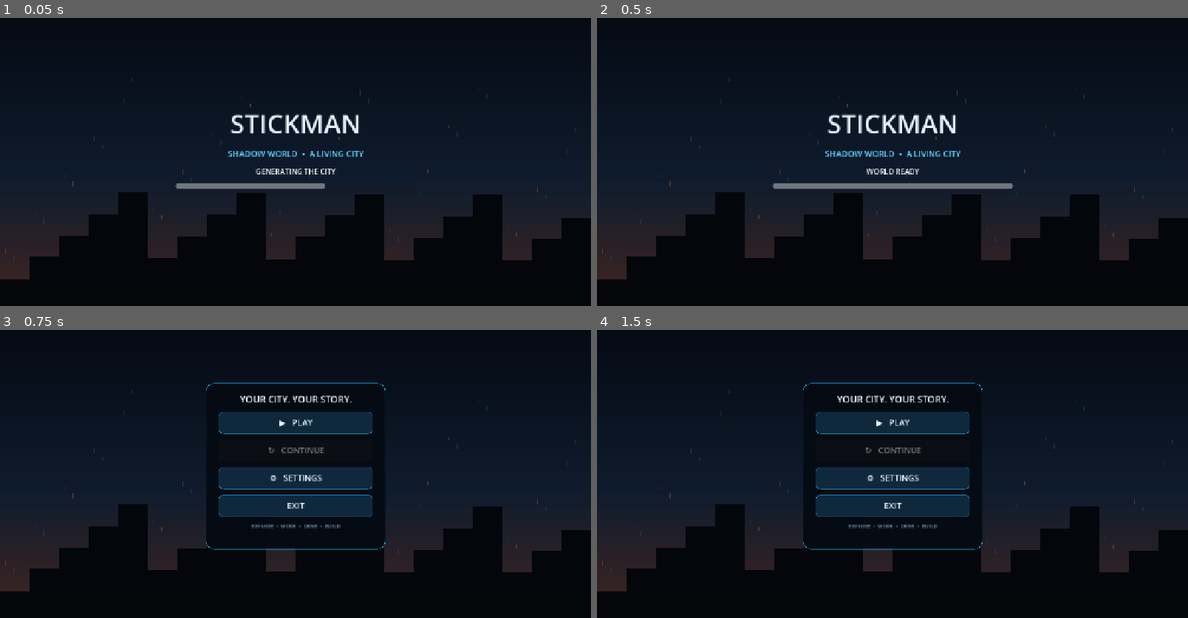
Above: before the commit, frames 1-4 (two rows, left to right).
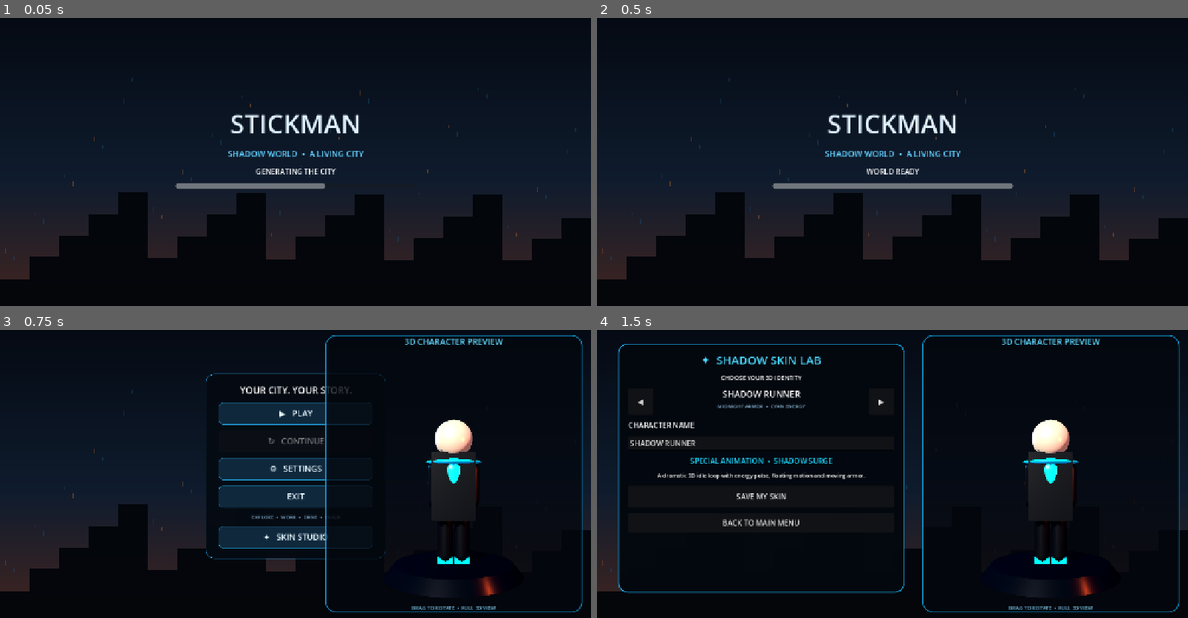
Above: after the commit, the same moments.

Repository: arezosaleh040-wq/Stickman
Game: Godot game, scene res://scenes/main.tscn
The game is run twice, just before and just after one commit, with the same random seed, the same clock (stepped at 60 frames per second) and the same inputs.
Inputs (mouse positions are in pixels of both pictures, inside the frame that each line leads up to):
- Up to frame 1 (0.05 s): no input
- Up to frame 2 (0.5 s): no input
- Up to frame 3 (0.75 s): click "▲" at 0.5 s
- Up to frame 4 (1.5 s): click (892, 537) at 1.25 s, where only the run after the commit has a clickable "✦ SKIN STUDIO"

Frames 1-2 are identical in both runs. In frame 3, 12% of the frame differs, in the area x 34-99%, y 1-98%; in frame 4, 19%, in the area x 3-99%, y 1-98%.
Error in both runs: Invalid call. Nonexistent 'float' constructor. (res://scripts/player.gd:309)

Commit message:
Add animated 3D skin preview and character skin studio

Diff:
--- a/scripts/world.gd
+++ b/scripts/world.gd
@@ -21,6 +21,16 @@
 var menu_root: Control
 var loading_label: Label
 var loading_bar: ProgressBar
+var skin_preview_container: SubViewportContainer
+var skin_preview_root: Node3D
+var skin_preview_model: Node3D
+var skin_preview_limbs: Array[Node3D] = []
+var skin_preview_parts: Dictionary = {}
+var skin_preview_time := 0.0
+var skin_preview_dragging := false
+var skin_studio_panel: PanelContainer
+var skin_name_input: LineEdit
+var skin_details_label: Label
 
 func _ready() -> void:
 	_create_startup_screen()
@@ -90,6 +100,7 @@
 		var hour := int(day_clock * 24.0)
 		clock_label.text = "WORLD TIME  %02d:%02d" % [hour, int(fposmod(day_clock * 1440.0, 60.0))]
 	_update_traffic(delta)
+	_animate_skin_preview(delta)
 
 func _create_surface_materials() -> void:
 	terrain_material = _mat(Color(0.36, 0.45, 0.31), 0.98)
@@ -382,6 +393,356 @@
 	footer.add_theme_font_size_override("font_size",11)
 	footer.add_theme_color_override("font_color",Color(0.48,0.65,0.78))
 	buttons.add_child(footer)
+	_add_menu_button(buttons, "✦   SKIN STUDIO", _open_skin_studio)
+	_create_skin_preview()
+
+
+func _skin_palettes() -> Array:
+	return [
+		{"name":"SHADOW RUNNER","detail":"MIDNIGHT ARMOR  •  CYAN ENERGY","dark":Color(0.035,0.045,0.065),"accent":Color(0.0,0.78,1.0),"skin":Color(0.92,0.78,0.62)},
+		{"name":"INFERNO","detail":"EMBER CORE  •  CRIMSON GLOW","dark":Color(0.12,0.035,0.025),"accent":Color(1.0,0.24,0.055),"skin":Color(0.78,0.57,0.42)},
+		{"name":"TOXIC GHOST","detail":"DARK CAMO  •  NEON LIME","dark":Color(0.045,0.075,0.045),"accent":Color(0.48,0.95,0.23),"skin":Color(0.84,0.68,0.52)},
+		{"name":"VOID REAPER","detail":"ABYSS SUIT  •  VIOLET PLASMA","dark":Color(0.035,0.025,0.075),"accent":Color(0.72,0.25,1.0),"skin":Color(0.72,0.63,0.57)}
+	]
+
+
+func _create_skin_preview() -> void:
+	var card := PanelContainer.new()
+	card.name = "SkinPreviewCard"
+	card.anchor_left = 0.55
+	card.anchor_top = 0.105
+	card.anchor_right = 0.985
+	card.anchor_bottom = 0.94
+	card.offset_left = 0
+	card.offset_top = 0
+	card.offset_right = 0
+	card.offset_bottom = 0
+	var style := StyleBoxFlat.new()
+	style.bg_color = Color(0.012,0.026,0.052,0.76)
+	style.border_color = Color(0.08,0.68,0.94,0.8)
+	style.set_border_width_all(2)
+	style.set_corner_radius_all(22)
+	card.add_theme_stylebox_override("panel",style)
+	menu_root.add_child(card)
+	var column := VBoxContainer.new()
+	column.add_theme_constant_override("separation",5)
+	card.add_child(column)
+	var title := Label.new()
+	title.text = "3D CHARACTER PREVIEW"
+	title.horizontal_alignment = HORIZONTAL_ALIGNMENT_CENTER
+	title.add_theme_font_size_override("font_size",18)
+	title.add_theme_color_override("font_color",Color(0.38,0.86,1.0))
+	column.add_child(title)
+	skin_preview_container = SubViewportContainer.new()
+	skin_preview_container.name = "SkinPreview3D"
+	skin_preview_container.size_flags_vertical = Control.SIZE_EXPAND_FILL
+	skin_preview_container.size_flags_horizontal = Control.SIZE_EXPAND_FILL
+	skin_preview_container.custom_minimum_size = Vector2(420,440)
+	skin_preview_container.stretch = true
+	skin_preview_container.mouse_filter = Control.MOUSE_FILTER_STOP
+	skin_preview_container.gui_input.connect(_on_skin_preview_gui_input)
+	column.add_child(skin_preview_container)
+	var viewport := SubViewport.new()
+	viewport.size = Vector2i(600,620)
+	viewport.transparent_bg = true
+	viewport.render_target_update_mode = SubViewport.UPDATE_ALWAYS
+	skin_preview_container.add_child(viewport)
+	var preview_world := World3D.new()
+	viewport.world_3d = preview_world
+	var camera := Camera3D.new()
+	camera.position = Vector3(0,1.45,5.4)
+	camera.fov = 38
+	camera.look_at(Vector3(0,1.05,0),Vector3.UP)
+	viewport.add_child(camera)
+	var key_light := DirectionalLight3D.new()
+	key_light.rotation_degrees = Vector3(-32,-28,0)
+	key_light.light_energy = 1.55
+	key_light.shadow_enabled = true
+	viewport.add_child(key_light)
+	var rim_light := OmniLight3D.new()
+	rim_light.position = Vector3(-2.1,2.2,-1.5)
+	rim_light.light_color = Color(0.08,0.55,1.0)
+	rim_light.light_energy = 2.0
+	rim_light.omni_range = 7.0
+	viewport.add_child(rim_light)
+	var warm_light := OmniLight3D.new()
+	warm_light.position = Vector3(2.0,1.7,1.4)
+	warm_light.light_color = Color(1.0,0.28,0.08)
+	warm_light.light_energy = 1.1
+	warm_light.omni_range = 6.0
+	viewport.add_child(warm_light)
+	skin_preview_root = Node3D.new()
+	skin_preview_root.name = "PreviewTurntable"
+	viewport.add_child(skin_preview_root)
+	var pedestal := MeshInstance3D.new()
+	var pedestal_mesh := CylinderMesh.new()
+	pedestal_mesh.top_radius = 0.88
+	pedestal_mesh.bottom_radius = 1.02
+	pedestal_mesh.height = 0.18
+	pedestal.mesh = pedestal_mesh
+	pedestal.position.y = 0.08
+	var pedestal_mat := StandardMaterial3D.new()
+	pedestal_mat.albedo_color = Color(0.025,0.065,0.11)
+	pedestal_mat.metallic = 0.72
+	pedestal_mat.roughness = 0.24
+	pedestal.material_override = pedestal_mat
+	skin_preview_root.add_child(pedestal)
+	skin_preview_model = Node3D.new()
+	skin_preview_model.position.y = 0.18
+	skin_preview_root.add_child(skin_preview_model)
+	_build_skin_preview_model()
+	var hint := Label.new()
+	hint.text = "DRAG TO ROTATE  •  FULL 3D VIEW"
+	hint.horizontal_alignment = HORIZONTAL_ALIGNMENT_CENTER
+	hint.add_theme_font_size_override("font_size",11)
+	hint.add_theme_color_override("font_color",Color(0.48,0.78,0.91))
+	column.add_child(hint)
+	_apply_skin_preview_palette()
+
+
+func _build_skin_preview_model() -> void:
+	var palette: Dictionary = _skin_palettes()[clampi(GameState.character_skin,0,3)]
+	var dark_mat := _skin_material(palette.dark,0.34)
+	var accent_mat := _skin_material(palette.accent,0.24)
+	var skin_mat := _skin_material(palette.skin,0.48)
+	var torso := _skin_mesh("PreviewTorso",CapsuleMesh.new(),Vector3(0,1.15,0),accent_mat)
+	(torso.mesh as CapsuleMesh).radius = 0.22
+	(torso.mesh as CapsuleMesh).height = 0.82
+	skin_preview_model.add_child(torso)
+	var head := _skin_mesh("PreviewHead",SphereMesh.new(),Vector3(0,1.82,0),skin_mat)
+	(head.mesh as SphereMesh).radius = 0.28
+	(head.mesh as SphereMesh).height = 0.56
+	skin_preview_model.add_child(head)
+	skin_preview_parts["Head"] = head
+	skin_preview_parts["Torso"] = torso
+	var visor := _skin_mesh("EnergyVisor",BoxMesh.new(),Vector3(0,1.88,-0.245),accent_mat)
+	(visor.mesh as BoxMesh).size = Vector3(0.39,0.085,0.055)
+	skin_preview_model.add_child(visor)
+	skin_preview_parts["Visor"] = visor
+	var hip := _skin_mesh("PreviewHip",CapsuleMesh.new(),Vector3(0,0.72,0),dark_mat)
+	(hip.mesh as CapsuleMesh).radius = 0.19
+	(hip.mesh as CapsuleMesh).height = 0.3
+	skin_preview_model.add_child(hip)
+	for side in [-1.0,1.0]:
+		var arm_pivot := Node3D.new()
+		arm_pivot.position = Vector3(side*0.28,1.43,0)
+		skin_preview_model.add_child(arm_pivot)
+		var arm := _skin_mesh("Arm",CapsuleMesh.new(),Vector3(0,-0.29,0),dark_mat)
+		(arm.mesh as CapsuleMesh).radius = 0.105
+		(arm.mesh as CapsuleMesh).height = 0.68
+		arm_pivot.add_child(arm)
+		skin_preview_limbs.append(arm_pivot)
+		var leg_pivot := Node3D.new()
+		leg_pivot.position = Vector3(side*0.12,0.66,0)
+		skin_preview_model.add_child(leg_pivot)
+		var leg := _skin_mesh("Leg",CapsuleMesh.new(),Vector3(0,-0.31,0),dark_mat)
+		(leg.mesh as CapsuleMesh).radius = 0.115
+		(leg.mesh as CapsuleMesh).height = 0.72
+		leg_pivot.add_child(leg)
+		var boot := _skin_mesh("Boot",BoxMesh.new(),Vector3(0,-0.65,-0.09),accent_mat)
+		(boot.mesh as BoxMesh).size = Vector3(0.23,0.14,0.36)
+		leg_pivot.add_child(boot)
+		skin_preview_limbs.append(leg_pivot)
+	var shoulder := _skin_mesh("ShoulderArmor",SphereMesh.new(),Vector3(0,1.48,0),accent_mat)
+	(shoulder.mesh as SphereMesh).radius = 0.34
+	(shoulder.mesh as SphereMesh).height = 0.2
+	shoulder.scale = Vector3(1.2,0.55,0.8)
+	skin_preview_model.add_child(shoulder)
+	var cape := _skin_mesh("PreviewCape",BoxMesh.new(),Vector3(0,1.12,0.19),dark_mat)
+	(cape.mesh as BoxMesh).size = Vector3(0.62,0.98,0.07)
+	cape.rotation.x = -0.12
+	skin_preview_model.add_child(cape)
+	skin_preview_parts["Cape"] = cape
+
+
+func _skin_mesh(label: String, mesh: Mesh, position_value: Vector3, material: Material) -> MeshInstance3D:
+	var node := MeshInstance3D.new()
+	node.name = label
+	node.mesh = mesh
+	node.position = position_value
+	node.material_override = material
+	return node
+
+
+func _skin_material(color: Color, roughness_value: float) -> StandardMaterial3D:
+	var material := StandardMaterial3D.new()
+	material.albedo_color = color
+	material.roughness = roughness_value
+	material.metallic = 0.42
+	return material
+
+
+func _apply_skin_preview_palette() -> void:
+	if skin_preview_parts.is_empty():
+		return
+	var palette: Dictionary = _skin_palettes()[clampi(GameState.character_skin,0,3)]
+	for part_name in skin_preview_parts:
+		var node: MeshInstance3D = skin_preview_parts[part_name]
+		var tint: Color = palette.skin if part_name == "Head" else (palette.accent if part_name == "Torso" or part_name == "Visor" else palette.dark)
+		node.material_override = _skin_material(tint,0.3)
+
+
+func _animate_skin_preview(delta: float) -> void:
+	if skin_preview_model == null or not is_instance_valid(skin_preview_model):
+		return
+	skin_preview_time += delta
+	var pulse := sin(skin_preview_time*2.8)
+	skin_preview_model.position.y = 0.18 + sin(skin_preview_time*1.7)*0.045
+	skin_preview_model.rotation.y += delta*0.18
+	for i in range(skin_preview_limbs.size()):
+		var phase := skin_preview_time*2.0 + (PI if i%2 == 1 else 0.0)
+		if i < 2:
+			skin_preview_limbs[i].rotation.z = sin(phase)*0.16 + pulse*0.025
+		else:
+			skin_preview_limbs[i].rotation.x = sin(phase)*0.10
+	var palette: Dictionary = _skin_palettes()[clampi(GameState.character_skin,0,3)]
+	if skin_preview_parts.has("Visor"):
+		var visor: MeshInstance3D = skin_preview_parts["Visor"]
+		var material := visor.material_override as StandardMaterial3D
+		if material:
+			material.emission_enabled = true
+			material.emission = palette.accent
+			material.emission_energy_multiplier = 0.7 + absf(pulse)*1.4
+
+
+func _on_skin_preview_gui_input(event: InputEvent) -> void:
+	if event is InputEventScreenDrag:
+		skin_preview_root.rotation.y += event.relative.x*0.012
+	elif event is InputEventMouseButton:
+		skin_preview_dragging = event.button_index == MOUSE_BUTTON_LEFT and event.pressed
+	elif event is InputEventMouseMotion and skin_preview_dragging and Input.is_mouse_button_pressed(MOUSE_BUTTON_LEFT):
+		skin_preview_root.rotation.y += event.relative.x*0.012
+
+
+func _open_skin_studio() -> void:
+	var old := menu_root.get_node_or_null("SkinStudioPanel")
+	if old:
+		old.queue_free()
+	var menu_center := menu_root.get_node_or_null("MainMenuCenter")
+	if menu_center:
+		menu_center.visible = false
+	var panel := PanelContainer.new()
+	panel.name = "SkinStudioPanel"
+	panel.anchor_left = 0.035
+	panel.anchor_top = 0.13
+	panel.anchor_right = 0.52
+	panel.anchor_bottom = 0.88
+	var style := StyleBoxFlat.new()
+	style.bg_color = Color(0.012,0.028,0.055,0.97)
+	style.border_color = Color(0.1,0.72,0.98,0.95)
+	style.set_border_width_all(2)
+	style.set_corner_radius_all(20)
+	style.content_margin_left = 22
+	style.content_margin_right = 22
+	style.content_margin_top = 18
+	style.content_margin_bottom = 18
+	panel.add_theme_stylebox_override("panel",style)
+	menu_root.add_child(panel)
+	skin_studio_panel = panel
+	var column := VBoxContainer.new()
+	column.add_theme_constant_override("separation",12)
+	panel.add_child(column)
+	var title := Label.new()
+	title.text = "✦  SHADOW SKIN LAB"
+	title.horizontal_alignment = HORIZONTAL_ALIGNMENT_CENTER
+	title.add_theme_font_size_override("font_size",25)
+	title.add_theme_color_override("font_color",Color(0.3,0.85,1.0))
+	column.add_child(title)
+	var instruction := Label.new()
+	instruction.text = "CHOOSE YOUR 3D IDENTITY"
+	instruction.horizontal_alignment = HORIZONTAL_ALIGNMENT_CENTER
+	instruction.add_theme_font_size_override("font_size",13)
+	column.add_child(instruction)
+	var skin_row := HBoxContainer.new()
+	skin_row.add_theme_constant_override("separation",10)
+	column.add_child(skin_row)
+	var previous := Button.new()
+	previous.text = "◀"
+	previous.custom_minimum_size = Vector2(54,58)
+	previous.pressed.connect(func(): _change_preview_skin(-1))
+	skin_row.add_child(previous)
+	var info := VBoxContainer.new()
+	info.size_flags_horizontal = Control.SIZE_EXPAND_FILL
+	skin_row.add_child(info)
+	var skin_name := Label.new()
+	skin_name.name = "SelectedSkinName"
+	skin_name.horizontal_alignment = HORIZONTAL_ALIGNMENT_CENTER
+	skin_name.add_theme_font_size_override("font_size",19)
+	info.add_child(skin_name)
+	skin_details_label = Label.new()
+	skin_details_label.horizontal_alignment = HORIZONTAL_ALIGNMENT_CENTER
+	skin_details_label.add_theme_font_size_override("font_size",11)
+	skin_details_label.add_theme_color_override("font_color",Color(0.55,0.73,0.85))
+	info.add_child(skin_details_label)
+	var next := Button.new()
+	next.text = "▶"
+	next.custom_minimum_size = Vector2(54,58)
+	next.pressed.connect(func(): _change_preview_skin(1))
+	skin_row.add_child(next)
+	var name_title := Label.new()
+	name_title.text = "CHARACTER NAME"
+	column.add_child(name_title)
+	skin_name_input = LineEdit.new()
+	skin_name_input.placeholder_text = "Enter your character name"
+	skin_name_input.text = GameState.character_name
+	skin_name_input.max_length = 22
+	column.add_child(skin_name_input)
+	var animation_label := Label.new()
+	animation_label.text = "SPECIAL ANIMATION  •  SHADOW SURGE"
+	animation_label.horizontal_alignment = HORIZONTAL_ALIGNMENT_CENTER
+	animation_label.add_theme_color_override("font_color",Color(0.1,0.85,1.0))
+	column.add_child(animation_label)
+	var animation_info := Label.new()
+	animation_info.text = "A dramatic 3D idle loop with energy pulse, floating motion and moving armor."
+	animation_info.autowrap_mode = TextServer.AUTOWRAP_WORD_SMART
+	animation_info.horizontal_alignment = HORIZONTAL_ALIGNMENT_CENTER
+	animation_info.add_theme_font_size_override("font_size",12)
+	column.add_child(animation_info)
+	var save := Button.new()
+	save.text = "SAVE MY SKIN"
+	save.custom_minimum_size.y = 48
+	save.pressed.connect(func():
+		GameState.character_name = skin_name_input.text.strip_edges()
+		if GameState.character_name.is_empty():
+			GameState.character_name = "SHADOW RUNNER"
+		var players := get_tree().get_nodes_in_group("player")
+		if not players.is_empty():
+			players[0].apply_selected_skin()
+		SaveSystem.save_game()
+		_refresh_skin_name_display()
+	)
+	column.add_child(save)
+	var back := Button.new()
+	back.text = "BACK TO MAIN MENU"
+	back.custom_minimum_size.y = 42
+	back.pressed.connect(func():
+		panel.queue_free()
+		var main := menu_root.get_node_or_null("MainMenuCenter")
+		if main:
+			main.visible = true
+	)
+	column.add_child(back)
+	_refresh_skin_name_display()
+
+
+func _change_preview_skin(step: int) -> void:
+	GameState.character_skin = posmod(GameState.character_skin + step, _skin_palettes().size())
+	_apply_skin_preview_palette()
+	var players := get_tree().get_nodes_in_group("player")
+	if not players.is_empty():
+		players[0].apply_selected_skin()
+	_refresh_skin_name_display()
+
+
+func _refresh_skin_name_display() -> void:
+	if skin_studio_panel == null or not is_instance_valid(skin_studio_panel):
+		return
+	var name_label := skin_studio_panel.find_child("SelectedSkinName",true,false) as Label
+	var palette: Dictionary = _skin_palettes()[clampi(GameState.character_skin,0,3)]
+	if name_label:
+		name_label.text = str(palette.name)
+	if skin_details_label:
+		skin_details_label.text = str(palette.detail)
 
 
 func _add_menu_button(parent: Control, caption: String, callback: Callable) -> Button:
